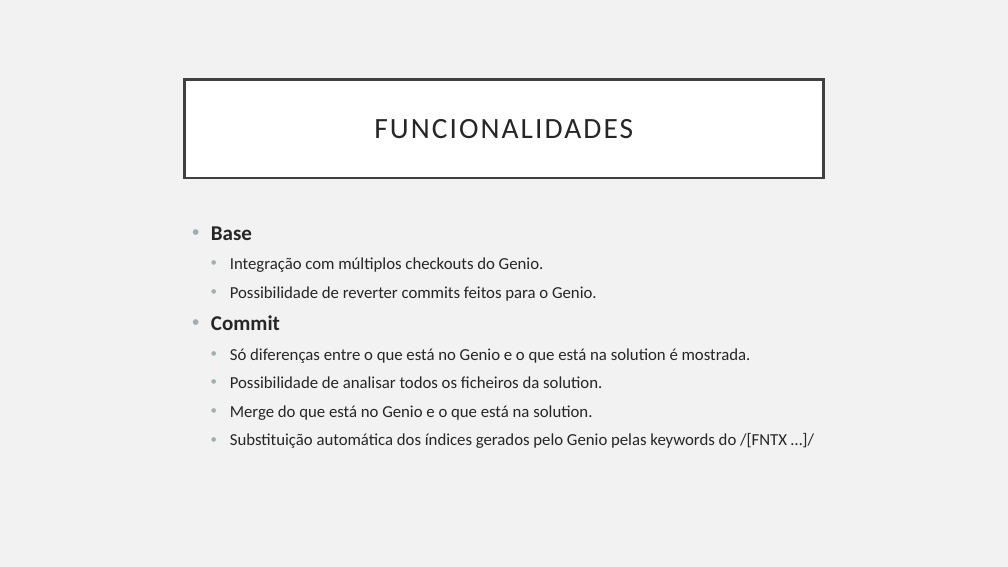
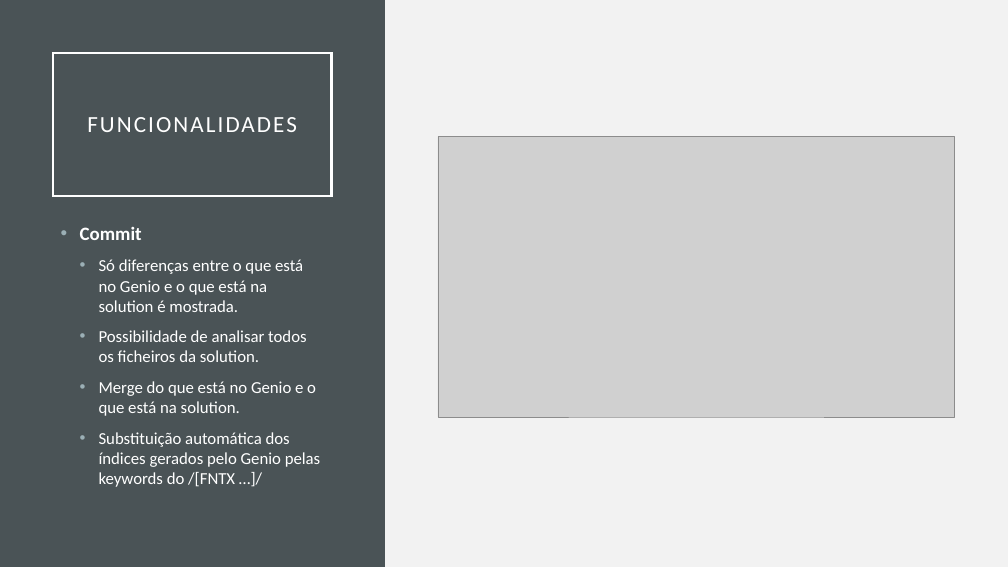
Before and after one commit to tparreira93/CodeFlow, a slide deck: slide 6 of ManualCode/Apresentacao/CodeFlow.pptx (slide 5 before the commit). Drawn at 1008x567 pixels with LibreOffice and Linux fonts; fonts in the diff are those of the drawing; grey boxes stand for pictures. Boxes give left, top, right and bottom in pixels: in the first picture for what was removed or moved away, otherwise in the second. Text is boxed around its words. In the diff, an @@ line names an element or a change of style, - is before the commit and + after.

```diff
--- a/ManualCode/Apresentacao/CodeFlow.pptx
+++ b/ManualCode/Apresentacao/CodeFlow.pptx
@@ rectangle added at (x1=0, y1=0, x2=385, y2=567), fill #4A5356 @@
@@ title "FUNCIONALIDADES" resized from (x1=185, y1=79, x2=823, y2=178) to (x1=53, y1=53, x2=331, y2=196) @@
@@ title "FUNCIONALIDADES" at (x1=53, y1=53, x2=331, y2=196): size 28 to 22 pt, text colour #262626 to #FFFFFF; fill #FFFFFF to none; outline #404040 2.5 pt to #FFFFFF 2.5 pt @@
@@ picture added at (x1=438, y1=137, x2=955, y2=417) @@
@@ text "Commit" moved from (x1=211, y1=226, x2=787, y2=448) to (x1=80, y1=227, x2=321, y2=487) @@
@@ text "Commit" at (x1=80, y1=227, x2=321, y2=487): size 20 to 18 pt in "Commit"; text colour #262626 to #FFFFFF; line spacing 0.9 to 1 @@
@@ text at (x1=211, y1=226, x2=597, y2=301): paragraphs removed @@
-• Base
-  • Integração com múltiplos checkouts do Genio.
-  • Possibilidade de reverter commits feitos para o Genio.
```
Also in this commit, not shown: 5 other slides changed, 5 slides added, 5 other files.
